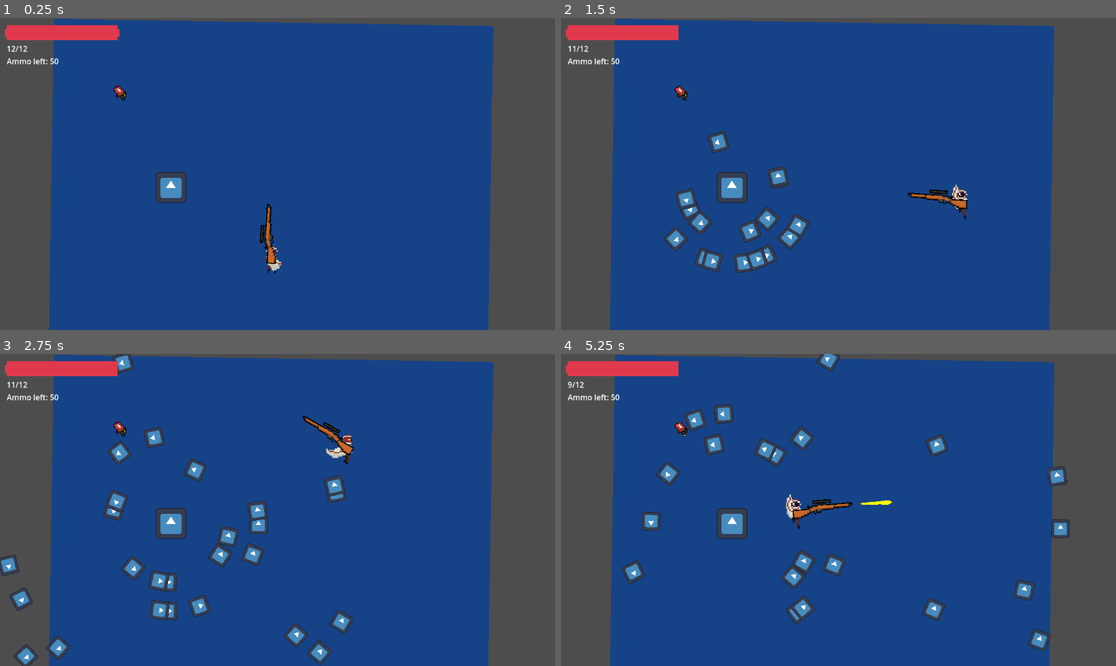
Above: before the commit, frames 1-4 (two rows, left to right).
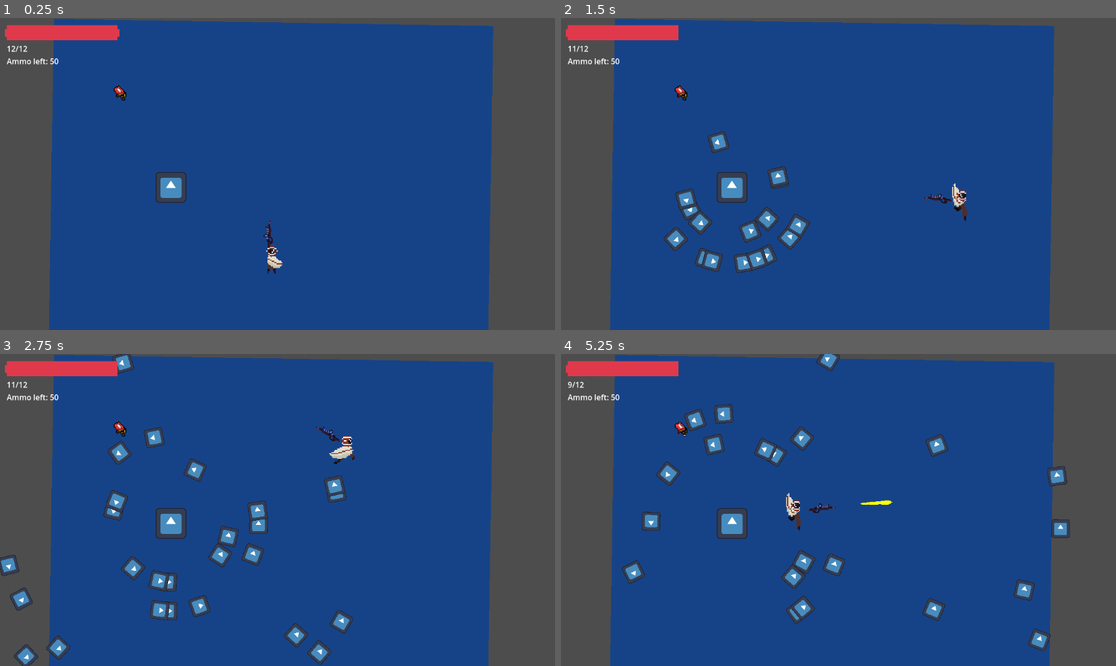
Above: after the commit, the same moments.

Repository: MettallicOnyx/Boss-Rush-Jam-Project
Game: Godot game, scene res://scenes/boss_rush_jam.tscn
The game is run twice, just before and just after one commit, with the same random seed, the same clock (stepped at 60 frames per second) and the same inputs. The engine's default icon, where the game draws it, is replaced by a stand-in: a white triangle on a blue panel in a dark square.
Inputs (mouse positions are in pixels of both pictures, inside the frame that each line leads up to):
- Up to frame 1 (0.25 s): no input
- Up to frame 2 (1.5 s): tap Enter (ui_accept) at 0.5, 0.77 s; move the mouse to (960, 158) at 0.52 s; hold D (right) 0.53-1.28 s; tap Shift (dash) at 0.6 s; click (960, 158) at 0.67 s; move the mouse to (727, 189) at 1.27 s; hold S (down) from 1.28 s (still down); tap E (ability) at 1.35 s
- Up to frame 3 (2.75 s): tap Enter (ui_accept) at 1.52 s; tap Shift (dash) at 1.55, 2.1 s; move the mouse to (333, 441) at 2.02 s; release S (down) at 2.03 s; hold D (right) from 2.03 s (still down)
- Up to frame 4 (5.25 s): move the mouse to (810, 572) at 2.77 s; release D (right) at 2.78 s; hold W (up) 2.78-3.53 s; click (810, 572) at 2.85 s; tap Enter (ui_accept) at 3.02, 3.77, 4.52 s; tap Shift (dash) at 3.05, 3.8, 4.55 s; move the mouse to (1005, 556) at 3.52 s; hold A (left) 3.53-5.03 s; tap F (swap_weapon) at 3.6 s; move the mouse to (672, 463) at 4.27 s; tap Q at 4.35 s; move the mouse to (866, 510) at 5.02 s; hold S (down) from 5.03 s (still down); tap Space at 5.1 s; click (866, 510) at 5.17 s

The runs differ from the first frame. In frame 1, 0.3% of the frame differs, in the area x 46-51%, y 59-82%; in frame 2, 0.4%; in frame 3, 0.4%, in the area x 54-64%, y 19-36%; in frame 4, 0.4%.

Commit message:
changed sprites

Diff:
--- a/scenes/player/player.tscn
+++ b/scenes/player/player.tscn
@@ -180,7 +180,7 @@
 }],
 "loop": true,
 "name": &"back_idle",
-"speed": 5.0
+"speed": 10.0
 }, {
 "frames": [{
 "duration": 1.0,
@@ -203,7 +203,7 @@
 }],
 "loop": true,
 "name": &"back_walk",
-"speed": 5.0
+"speed": 12.0
 }, {
 "frames": [{
 "duration": 1.0,
@@ -226,7 +226,7 @@
 }],
 "loop": true,
 "name": &"idle",
-"speed": 5.0
+"speed": 10.0
 }, {
 "frames": [{
 "duration": 1.0,
@@ -249,7 +249,7 @@
 }],
 "loop": true,
 "name": &"side_idle",
-"speed": 5.0
+"speed": 10.0
 }, {
 "frames": [{
 "duration": 1.0,
@@ -278,7 +278,7 @@
 }],
 "loop": true,
 "name": &"side_walk",
-"speed": 5.0
+"speed": 12.0
 }, {
 "frames": [{
 "duration": 1.0,
@@ -301,7 +301,7 @@
 }],
 "loop": true,
 "name": &"walk",
-"speed": 5.0
+"speed": 10.0
 }]
 
 [sub_resource type="CircleShape2D" id="CircleShape2D_a66cc"]
@@ -319,9 +319,8 @@
 
 [node name="AnimatedSprite2D" type="AnimatedSprite2D" parent="."]
 sprite_frames = SubResource("SpriteFrames_7x6wh")
-animation = &"back_walk"
+animation = &"walk"
 autoplay = "idle"
-frame_progress = 0.678598
 
 [node name="CollisionShape2D" type="CollisionShape2D" parent="."]
 position = Vector2(0.511606, 3.09328)
--- a/scenes/weapons/gun.tscn
+++ b/scenes/weapons/gun.tscn
@@ -1,7 +1,7 @@
 [gd_scene load_steps=4 format=3 uid="uid://bgqvneeqe3raq"]
 
-[ext_resource type="Texture2D" uid="uid://birdashiotb4p" path="res://assets/Weapons/free-guns-pixel-art/Sniper-rifle-1-scoped.png" id="1_1ghbu"]
 [ext_resource type="Script" path="res://scripts/weapons/gun.gd" id="1_6t3aw"]
+[ext_resource type="Texture2D" uid="uid://3p5jmacrldkr" path="res://assets/Weapons/sniper_prototype.png" id="2_wivy4"]
 [ext_resource type="AudioStream" uid="uid://ciomggm76xpa2" path="res://assets/SFX/player_gunshot.mp3" id="3_5svgy"]
 
 [node name="Gun" type="Node2D"]
@@ -12,7 +12,7 @@
 
 [node name="Sprite2D" type="Sprite2D" parent="."]
 position = Vector2(25, -4)
-texture = ExtResource("1_1ghbu")
+texture = ExtResource("2_wivy4")
 
 [node name="Marker2D" type="Marker2D" parent="."]
 position = Vector2(56.4065, -5.65029)
Binary file added: assets/Weapons/sniper_prototype.png
Not shown, added: assets/Weapons/sniper_prototype.png.import
